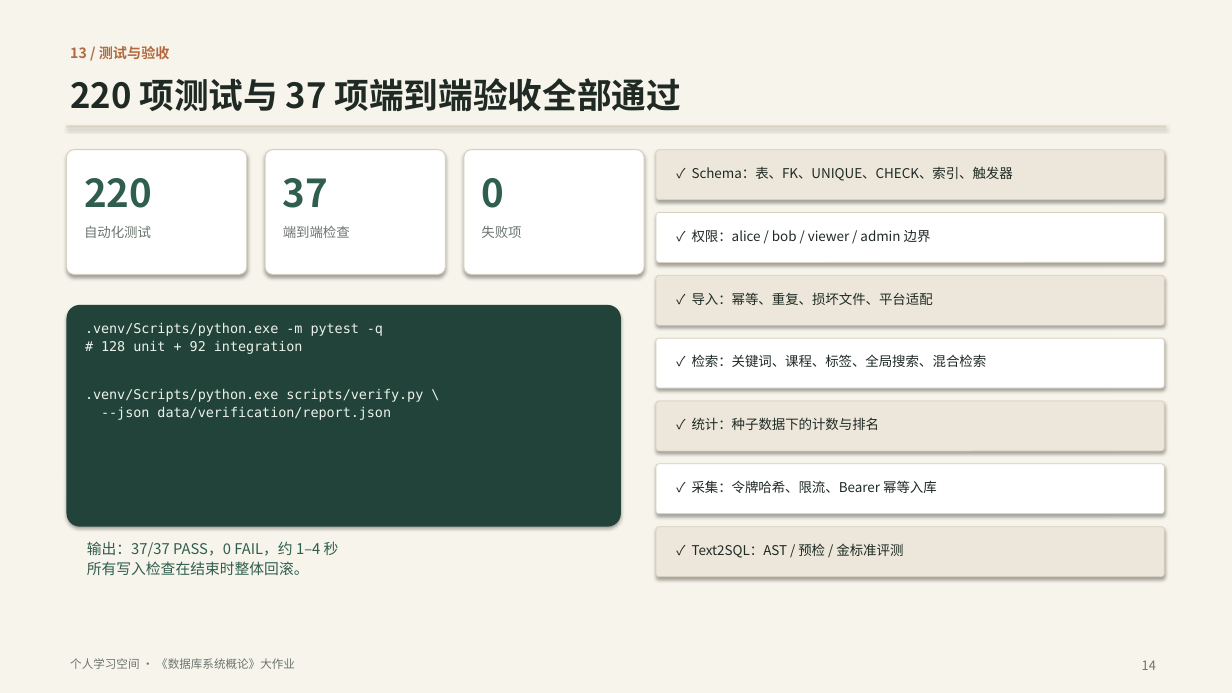
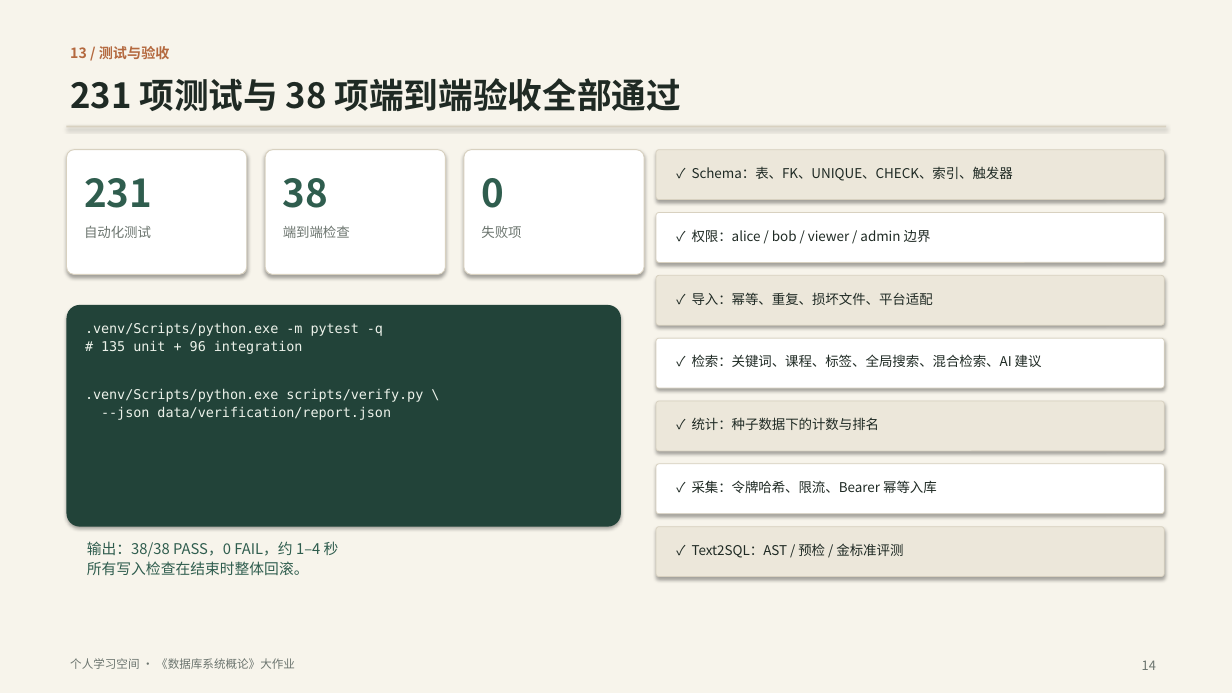
Before and after one commit to ycl-berserk/2026Database, a slide deck: slide 14 of docs/汇报.pptx. Drawn at 1232x693 pixels with LibreOffice and Linux fonts; fonts in the diff are those of the drawing. Boxes give left, top, right and bottom in pixels: in the first picture for what was removed or moved away, otherwise in the second. Text is boxed around its words. In the diff, an @@ line names an element or a change of style, - is before the commit and + after.

Commit message:
feat: 会话整理建议（AI 摘要与标签）R6
- 新增 ai_service：可选 OpenAI 兼容调用，未配置 Key 时隐藏入口
- 建议仅填入现有整理表单，人工确认后落库；摘要复用 summary 批注
- 标签统一走 tag_service.get_or_create_tag，保持幂等与配色一致
- 新增单元/集成测试、verify 检查与文档、PPT 更新

```diff
--- a/docs/汇报.pptx
+++ b/docs/汇报.pptx
@@ text at [70,78,682,111]: text changed @@
-220 项测试与 37 项端到端验收全部通过
+231 项测试与 38 项端到端验收全部通过
@@ text at [84,178,152,208]: text changed @@
-220
+231
@@ text at [283,178,328,208]: text changed @@
-37
+38
@@ text at [101,340,303,354]: text changed @@
-# 128 unit + 92 integration
+# 135 unit + 96 integration
@@ text at [692,354,1042,367]: text changed @@
-✓ 检索：关键词、课程、标签、全局搜索、混合检索
+✓ 检索：关键词、课程、标签、全局搜索、混合检索、AI 建议
@@ text at [87,541,339,557]: text changed @@
-输出：37/37 PASS，0 FAIL，约 1–4 秒
+输出：38/38 PASS，0 FAIL，约 1–4 秒
```
Also in this commit, not shown: 4 other slides changed, 24 other files.
